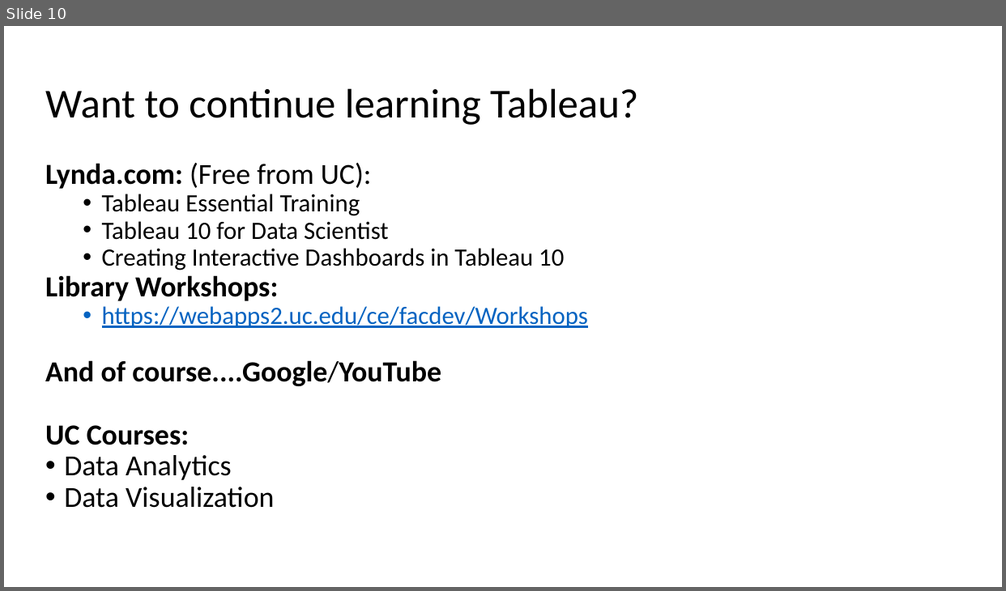
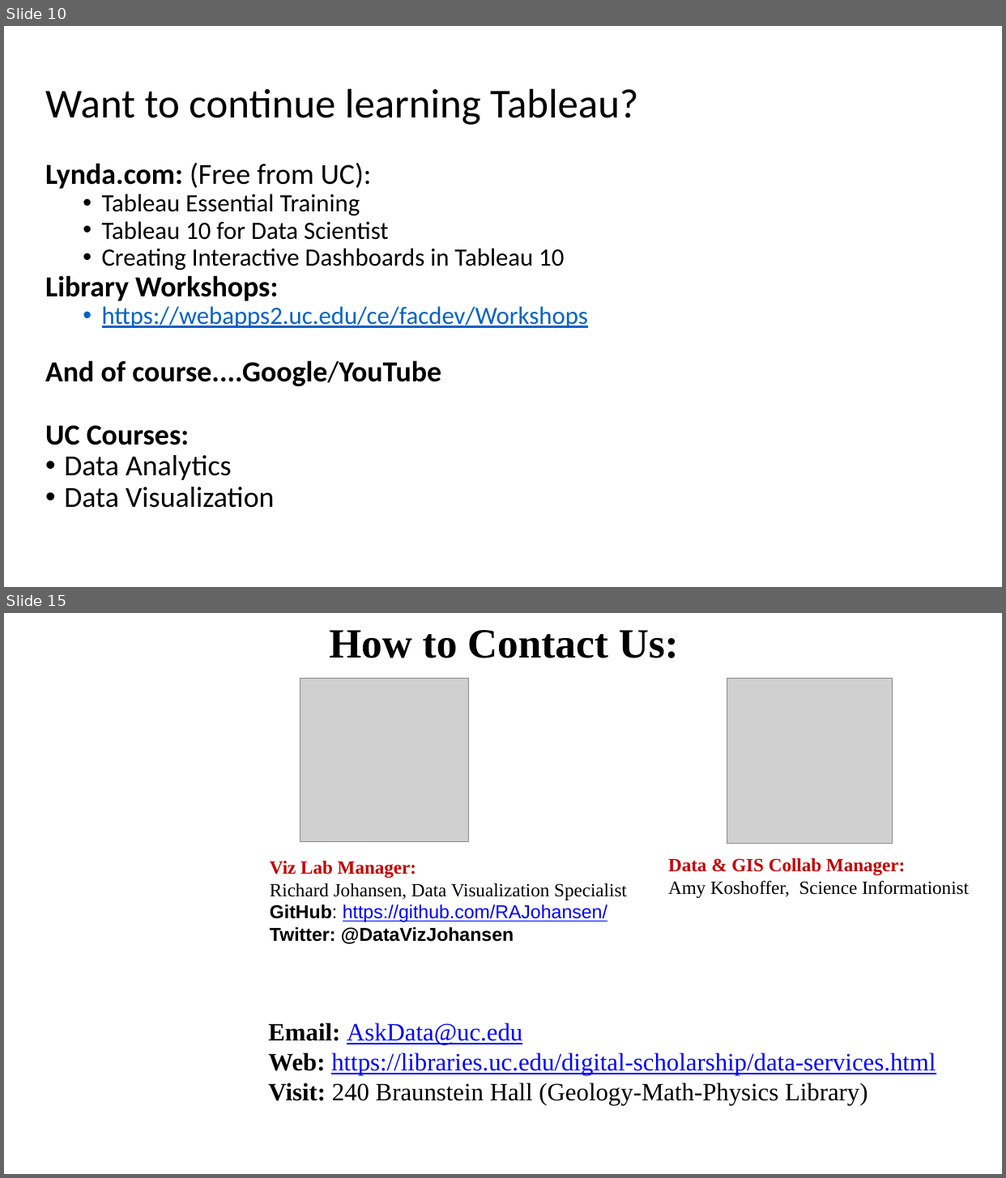
Before and after one commit to RAJohansen/UCL_Workshops, a slide deck: Brief_Intro_to_Tableau/A Brief Introduction to Tableau.pptx. Shown one above the other, each under a label of ours: slide 10 before the commit, slides 10 and 15 after it; the slides between them are not shown. The pictures are 1006x591 and 1006x1178 pixels, drawn with LibreOffice and Linux fonts; fonts in the diff are those of the drawing; grey boxes stand for pictures; background and template pictures are left out. Boxes give left, top, right and bottom in pixels: in the first picture for what was removed or moved away, otherwise in the second. Text is boxed around its words. In the diff, an @@ line names an element or a change of style, - is before the commit and + after.

```diff
--- a/Brief_Intro_to_Tableau/A Brief Introduction to Tableau.pptx
+++ b/Brief_Intro_to_Tableau/A Brief Introduction to Tableau.pptx
@@ slide 15 added at box(4, 613, 1002, 1174), background picture (left out) @@
@@ text added at box(329, 630, 679, 658), 40 pt, text #000000, bold @@
+How to Contact Us:
@@ picture added at box(300, 678, 469, 843) @@
@@ picture added at box(727, 678, 893, 844) @@
@@ text added at box(270, 861, 627, 944), 18 pt, text #000000 @@
+Viz Lab Manager:
+Richard Johansen, Data Visualization Specialist
+GitHub: https://github.com/RAJohansen/
+Twitter: @DataVizJohansen
@@ text added at box(668, 858, 969, 898), 18 pt, text #000000 @@
+Data & GIS Collab Manager:
+Amy Koshoffer, Science Informationist
@@ text added at box(268, 1023, 936, 1105), 24 pt, text #0000FF, underline @@
+Email: AskData@uc.edu
+Web: https://libraries.uc.edu/digital-scholarship/data-services.html
+Visit: 240 Braunstein Hall (Geology-Math-Physics Library)
```
Also in this commit, not shown: 1 slide changed, 4 other slides added, 1 slide removed, 1 other file.
